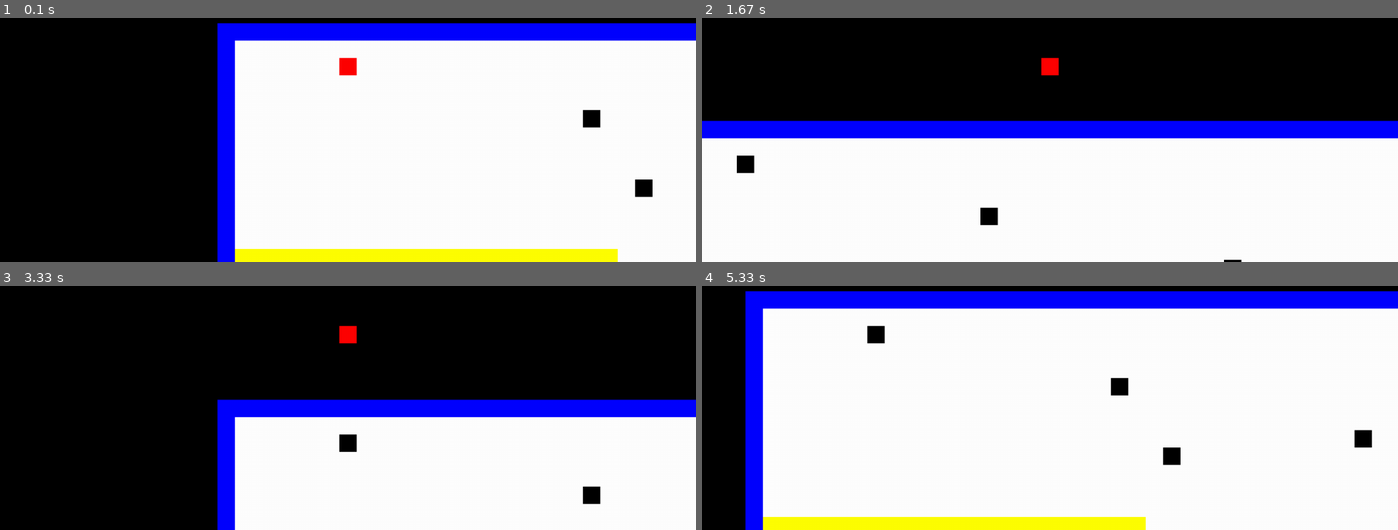
Above: before the commit, frames 1-4 (two rows, left to right).
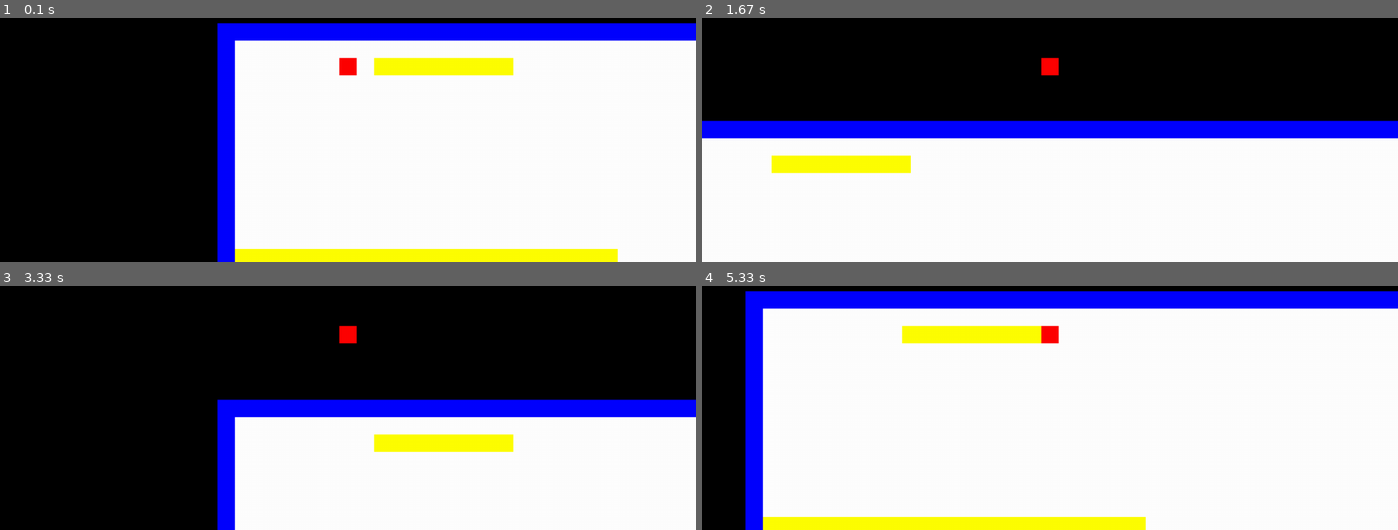
Above: after the commit, the same moments.

Repository: benedekhalaj/pygame-roguelike
Game: pygame game, started from play.py
Same seed, same stepped clock (60 frames per second), same inputs: the game is played once before the commit and once after it.
Inputs:
- Up to frame 1 (0.1 s): no input
- Up to frame 2 (1.67 s): hold Right 0.33-0.8 s; hold Up 0.83-1.13 s; hold Right 1.17-1.63 s
- Up to frame 3 (3.33 s): hold Left 1.67-2.2 s; hold Down 2.23-2.53 s; hold Left 2.57-2.97 s; hold Up from 3 s (still down)
- Up to frame 4 (5.33 s): release Up at 3.37 s; hold Right 3.4-4.03 s; hold Down 4.07-4.43 s; hold Left 4.47-4.93 s; hold Right from 4.97 s (still down)

The runs differ from the first frame. In frame 1, 1.9% of the frame differs, in the area x 53-94%, y 16-74%; in frame 2, 1.9%; in frame 3, 1.9%; in frame 4, 2.5%, in the area x 23-97%, y 16-74%.

Commit message:
Board: fix floor

Diff:
--- a/model/board/board.py
+++ b/model/board/board.py
@@ -1,8 +1,5 @@
-from types import coroutine
 from model import data_manager, util
-import pygame
 
-from model.player.player import Player
 
 def create_map():
     text_map = data_manager.file_opener("model/board/map_file/map.txt")
@@ -21,28 +18,25 @@
     map_width = character_width * len(text_map)
     map_height = character_height * len(text_map[0])
     player_position = find_player_position(text_map)
-
-
     asterix = []
-
     for row_place, line in enumerate(text_map):
         for col_place, char in enumerate(line):
             y = ((row_place - player_position[1]) * character_height) + (screen_size[1] / 2 - character_height / 2)
             x = ((col_place - player_position[0]) * character_width) + (screen_size[0] / 2 - character_width / 2)
             position = (x, y, character_width, character_height)
             picture_name = map_sign_dict[char]
+            floor = util.Floor(position, util.WHITE)
+            asterix.append(floor)
             if char == "x":
-                asterix.append(util.Player(position, util.RED))
+                player_on_board = util.Player(position, util.RED)
             elif char == "0":
                 asterix.append(util.Wall(position, util.BLUE))
             elif char == "1":
                 asterix.append(util.Wall(position, util.YELLOW))
             elif char == "2":
                 asterix.append(util.Chest(position, util.GREEN))
-            elif char == " ":
-                asterix.append(util.Floor(position, util.WHITE))
+    asterix.append(player_on_board)
     return asterix
-
 # pygame.image.load(f"model/board/textures/{picture_name}.png")
 
 
--- a/model/board/map_file/map.txt
+++ b/model/board/map_file/map.txt
@@ -1,6 +1,6 @@
 000000000000000000000000000000000000000000000000000000000000000000000000000000000000000000000000000000000000000000000000000000000000000
 0                                                    1                                1                                               0
-0      x                                             1                                1                                               0
+0      x 11111111                                    1                                1                                               0
 0                                                    1                                1                                               0
 0                                                    1                                1                                               0
 0                    3                               1                       8        1                    5                          0
